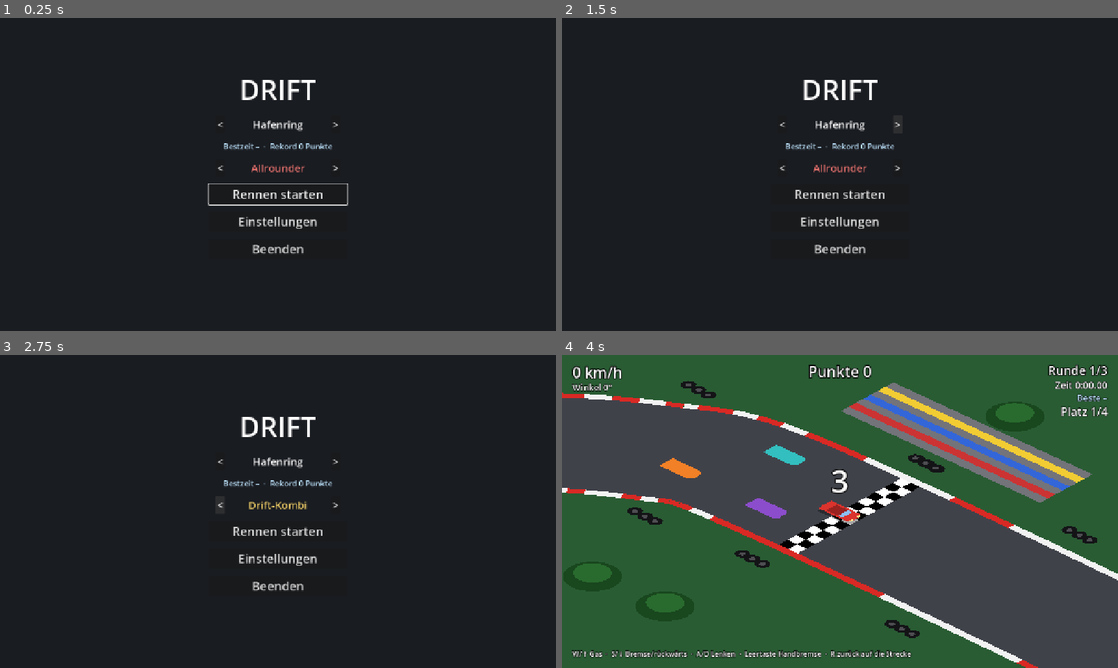
Above: before the commit, frames 1-4 (two rows, left to right).
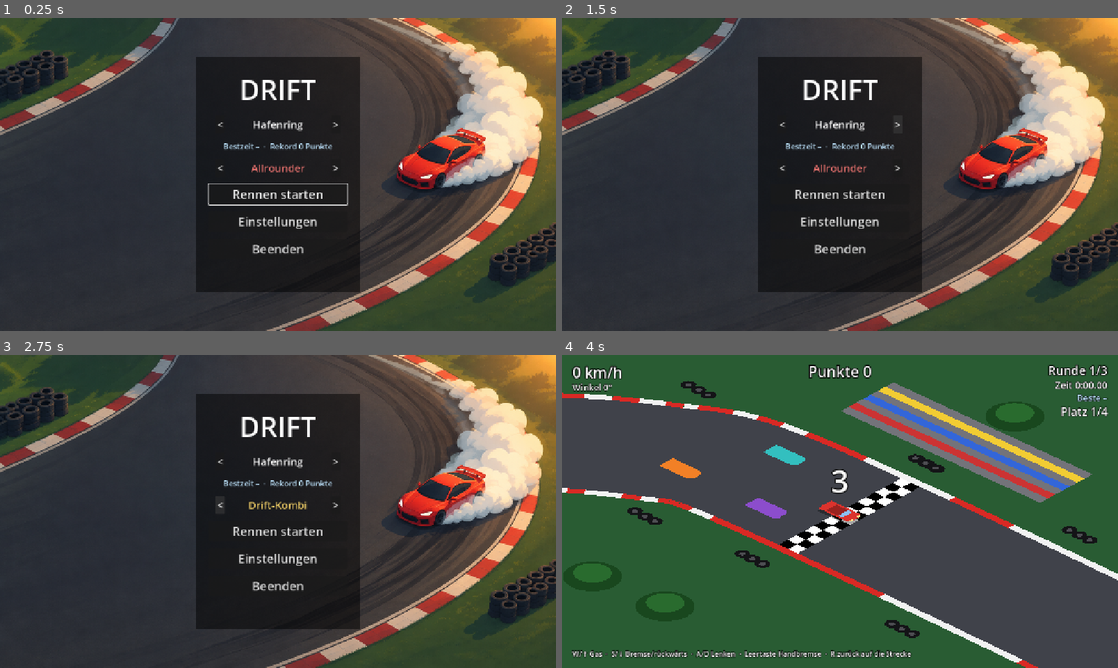
Above: after the commit, the same moments.

Repository: Mayo73/agenthub-backup
Game: Godot game, scene res://scenes/main_menu.tscn
Two runs of this game, one before a commit and one after it. Both use one fixed random seed, a clock stepped at 60 frames per second and the inputs below.
Inputs:
- Up to frame 1 (0.25 s): no input
- Up to frame 2 (1.5 s): click "<" at 0.5 s; click ">" at 1.25 s
- Up to frame 3 (2.75 s): click "<" at 2 s
- Up to frame 4 (4 s): click ">" at 2.75 s; click "Rennen starten" at 3.5 s

The runs differ from the first frame. In frame 1, 48% of the frame differs, in the area x 0-100%, y 0-100%; in frame 2, 48%; in frame 3, 48%; in frame 4, nothing differs.

Commit message:
T-0077: Titelbild als Hintergrund des Hauptmenüs
Erstellt vom lokalen Agent (Modell qwen3.5:35b-a3b, Versuch 1 von 5).

Diff:
--- a/scenes/main_menu.tscn
+++ b/scenes/main_menu.tscn
@@ -1,6 +1,8 @@
 [gd_scene format=3]
 
 [ext_resource type="Script" path="res://scripts/main_menu.gd" id="1_menu"]
+
+[ext_resource type="Texture2D" path="res://assets/menu/title_background.png" id="2_bg"]
 
 [node name="MainMenu" type="Control"]
 layout_mode = 3
@@ -19,6 +21,32 @@
 grow_horizontal = 2
 grow_vertical = 2
 color = Color(0.1, 0.11, 0.13, 1)
+
+[node name="BackgroundImage" type="TextureRect" parent="."]
+layout_mode = 1
+anchors_preset = 15
+anchor_right = 1.0
+anchor_bottom = 1.0
+grow_horizontal = 2
+grow_vertical = 2
+mouse_filter = 2
+texture = ExtResource("2_bg")
+expand_mode = 1
+stretch_mode = 6
+
+[node name="ButtonShade" type="ColorRect" parent="."]
+layout_mode = 1
+anchors_preset = 8
+anchor_left = 0.5
+anchor_top = 0.5
+anchor_right = 0.5
+anchor_bottom = 0.5
+offset_left = -190.0
+offset_top = -270.0
+offset_right = 190.0
+offset_bottom = 270.0
+mouse_filter = 2
+color = Color(0, 0, 0, 0.5)
 
 [node name="Buttons" type="VBoxContainer" parent="."]
 layout_mode = 1
--- a/tests/test_main_menu.gd
+++ b/tests/test_main_menu.gd
@@ -87,3 +87,10 @@
 	check(menu.get_node("Music") is AudioStreamPlayer, "Music Node ist AudioStreamPlayer")
 	check(menu.music.stream is AudioStreamWAV, "menu.music.stream ist AudioStreamWAV")
 	check(absf(menu.music.volume_db - (-18.0)) < 0.001, "music.volume_db ist -18.0")
+
+func test_titelbild() -> void:
+	var image := menu.get_node("BackgroundImage") as TextureRect
+	check(image != null, "BackgroundImage existiert")
+	check(image.texture != null, "BackgroundImage hat eine Textur")
+	check(menu.get_node("BackgroundImage").get_index() < menu.get_node("Buttons").get_index(), "BackgroundImage kommt vor Buttons")
+	check(menu.get_node("ButtonShade") is ColorRect, "ButtonShade ist ein ColorRect")
